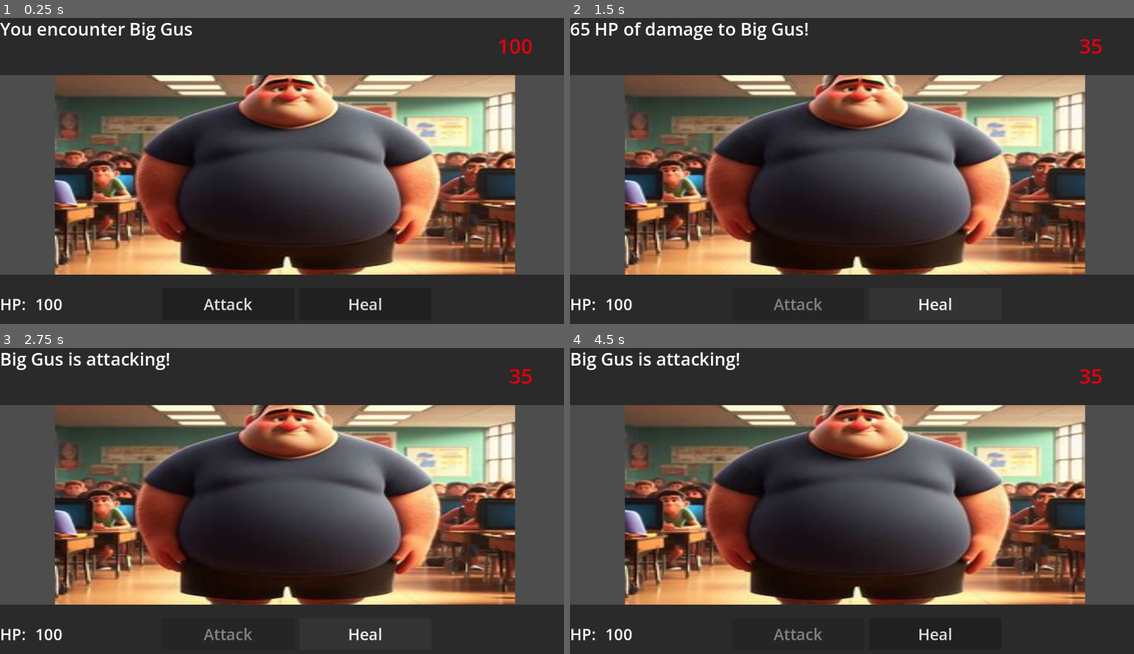
Above: before the commit, frames 1-4 (two rows, left to right).
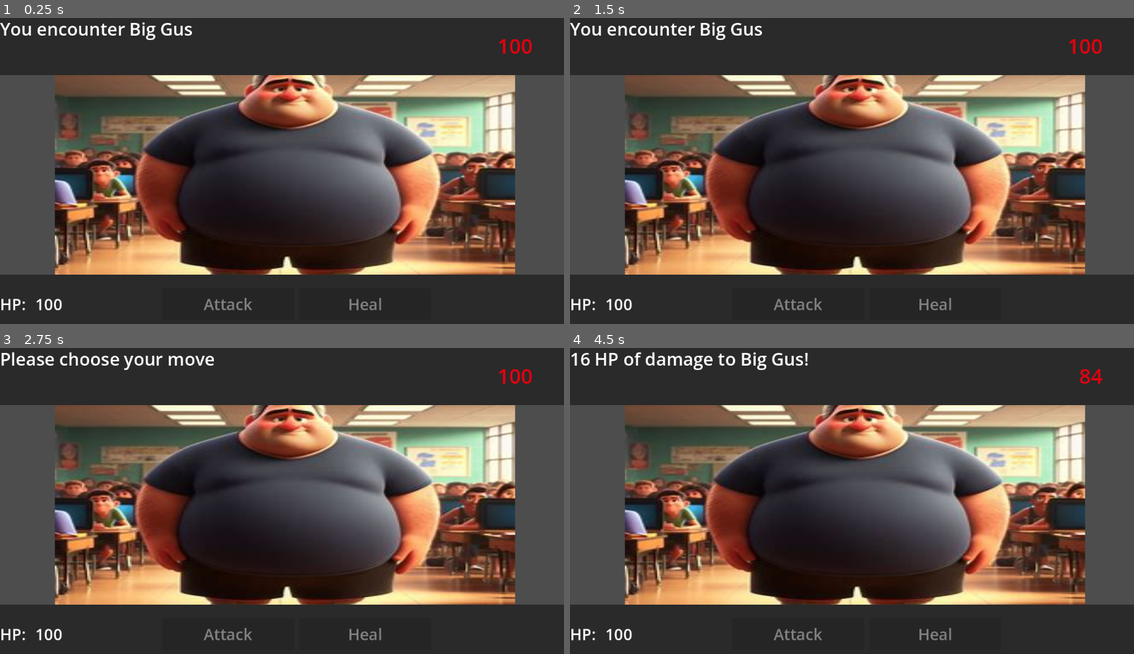
Above: after the commit, the same moments.

Repository: Player120/fightTest
Game: Godot game, scene res://fight.tscn
The game is run twice, just before and just after one commit, with the same random seed, the same clock (stepped at 60 frames per second) and the same inputs.
Inputs (mouse positions are in pixels of both pictures, inside the frame that each line leads up to):
- Up to frame 1 (0.25 s): no input
- Up to frame 2 (1.5 s): click (795, 302) at 0.5 s, where only the run before the commit has a clickable "Attack"; click (936, 302) at 1.25 s, where only the run before the commit has a clickable "Heal"
- Up to frame 3 (2.75 s): click (366, 632) at 2 s, where only the run before the commit has a clickable "Heal"
- Up to frame 4 (4.5 s): click (936, 632) at 2.75 s, where only the run before the commit has a clickable "Heal"; tap Enter at 3.5 s; click (795, 632) at 4.25 s, where only the run after the commit has a clickable "Attack"

The runs differ from the first frame. In frame 1, 0.2% of the frame differs, in the area x 36-68%, y 91-96%; in frame 2, 1.3%, in the area x 0-95%, y 1-96%; in frame 3, 1.0%; in frame 4, 1.2%.

Commit message:
Added criticals and healing ability + other stuff
- Added a system of critical hits inside of the attack() function that have a 1/3 chance in every attack. Critical hits double damage by x2.5.
- Added the ability for the player to recover a random amount of HP. It is handled by the playerHeal() and heal() functions.
- Changed how fight.gd references player names. Now instead of using a direct string such as "Player" or "Boss" it now direclty references the names stored in the charName variable inside of the respective classes.
- Added a function to automatically toggle the active/inactive state all of the player action buttons to be able to easily switch between the states of all possible actions
- Instead of a having the "You encountered (boss)" message be the default text, the default text of the label is a placeholder text, that is later on changed for the standard "You encountered" message + an additional "Choose your action" message inside of the _ready() function

Diff:
--- a/Scripts/Classes/boss.gd
+++ b/Scripts/Classes/boss.gd
@@ -1,6 +1,7 @@
 extends Node
 class_name boss
 
+var charName : String = "Big Gus"
 var health : int = 100
-var offense : int = 100
+var offense : int = 22
 var alive : bool = true
--- a/Scripts/Classes/player.gd
+++ b/Scripts/Classes/player.gd
@@ -1,6 +1,8 @@
 extends Node
 class_name player
 
+var charName : String = "Player"
 var health : int = 100
-var offense : int = 70
+var offense : int = 20
 var alive : bool = true
+var action : String = ""
--- a/Scripts/fight.gd
+++ b/Scripts/fight.gd
@@ -15,38 +15,69 @@
 
 func _ready() -> void:
 	randomize()
-	player.new()
-	boss.new()
-
-func _on_attack_pressed() -> void:
-	if (playerStatus.alive):
-		playerAttack()
-
-func playerAttack() -> void:
-	attackButton.disabled = true
-	attack(playerStatus.offense, bossStatus.health, "Big Gus")
-
-func bossAttack() -> void:
-	await showHappeningText(["Big Gus is attacking!"])
-	attack(bossStatus.offense, playerStatus.health, "Player")
+	togglePlayerActions()
+	await showHappeningText(["You encounter %s" % [bossStatus.charName], "Please choose your move"])
+	togglePlayerActions()
 
 func showHappeningText(messages : Array) -> void:
 	for text in messages:
 		happeningText.text = text
 		await get_tree().create_timer(textTimer).timeout
 
+func _on_attack_pressed() -> void:
+	if (playerStatus.alive):
+		playerAttack()
+
+func _on_heal_pressed() -> void:
+	if (playerStatus.alive):
+		playerHeal()
+
+func playerAttack() -> void:
+	togglePlayerActions()
+	playerStatus.action = "attack"
+	attack(playerStatus.offense, bossStatus.health, bossStatus.charName)
+
+func playerHeal() -> void:
+	togglePlayerActions()
+	playerStatus.action = "heal"
+	heal(playerStatus.health, playerStatus.charName)
+
+func bossAttack() -> void:
+	await showHappeningText(["%s is attacking!" % [bossStatus.charName]])
+	attack(bossStatus.offense, playerStatus.health, playerStatus.charName)
+
 func attack(attackerOffense, targetHealth, targetName) -> void:
+	var criticalChance : int = randi_range(1, 3)
+	var criticalMessage : String = ""
+	var criticalHit : bool = true if criticalChance == 1 else false
+
 	var damage : int = randi_range(attackerOffense - 5, attackerOffense + 5)
+	if (criticalHit):
+		var criticalDamage : float = damage * 2.5
+		ceil(criticalDamage)
+		damage = criticalDamage
+		criticalMessage = "A critical hit! "
+
 	targetHealth -= damage
+
 	updateHealth(targetHealth, targetName)
-	await showHappeningText(["%d HP of damage to %s!" % [damage, targetName]])
+	await showHappeningText(["%s%d HP of damage to %s!" % [criticalMessage, damage, targetName]])
+
 	testForDeath(targetHealth, targetName)
+
+func heal(userHealth, userName) -> void:
+	var healValue = randi_range(20, 64)
+	userHealth += healValue
+
+	updateHealth(userHealth, userName)
+	await showHappeningText(["%s is healing!" % [userName], "%s recovered %d HP!" % [userName, healValue]])
+	bossAttack()
 
 func updateHealth(health, target) -> void:
 	if (health < 0):
 		health = 0
 
-	if (target == "Player"):
+	if (target == playerStatus.charName):
 		playerStatus.health = health
 		playerHealthText.text = str(playerStatus.health)
 	else:
@@ -54,15 +85,23 @@
 		bossHealthText.text = str(bossStatus.health)
 
 func testForDeath(health : int, name : String) -> void:
-	if (name == "Player"):
+	if (name == playerStatus.charName):
 		if (health <= 0):
 			playerStatus.alive = false
 			showHappeningText(["You were hurt and beaten...", "You lost the battle..."])
 		else:
-			attackButton.disabled = false
+			showHappeningText(["Please choose your move"])
+			togglePlayerActions()
 	else:
 		if (health <= 0):
 			bossStatus.alive = false
 			showHappeningText(["Big Gus was defeated!", "You won!"])
 		else:
 			bossAttack()
+
+func togglePlayerActions() -> void:
+	var playerArea : Control = $PlayerArea
+	var actionButtons : Array = playerArea.find_children("*", "BaseButton", true, false)
+
+	for button in actionButtons:
+		button.disabled = !button.disabled
--- a/fight.tscn
+++ b/fight.tscn
@@ -81,7 +81,7 @@
 grow_vertical = 2
 theme_override_colors/font_color = Color(1, 1, 1, 1)
 theme_override_font_sizes/font_size = 36
-text = "You encounter Big Gus"
+text = "Placeholder Text"
 
 [node name="bossHpNumber" type="Label" parent="HappeningArea" unique_id=247728917]
 layout_mode = 1
@@ -185,3 +185,4 @@
 metadata/_custom_type_script = "uid://deuvyaeq4pnhc"
 
 [connection signal="pressed" from="PlayerArea/Attack" to="." method="_on_attack_pressed"]
+[connection signal="pressed" from="PlayerArea/Heal" to="." method="_on_heal_pressed"]
--- a/project.godot
+++ b/project.godot
@@ -19,10 +19,6 @@
 config/features=PackedStringArray("4.6", "GL Compatibility")
 config/icon="res://icon.svg"
 
-[autoload]
-
-Fight="*uid://bscddxw8s8ij7"
-
 [display]
 
 window/size/mode=2
